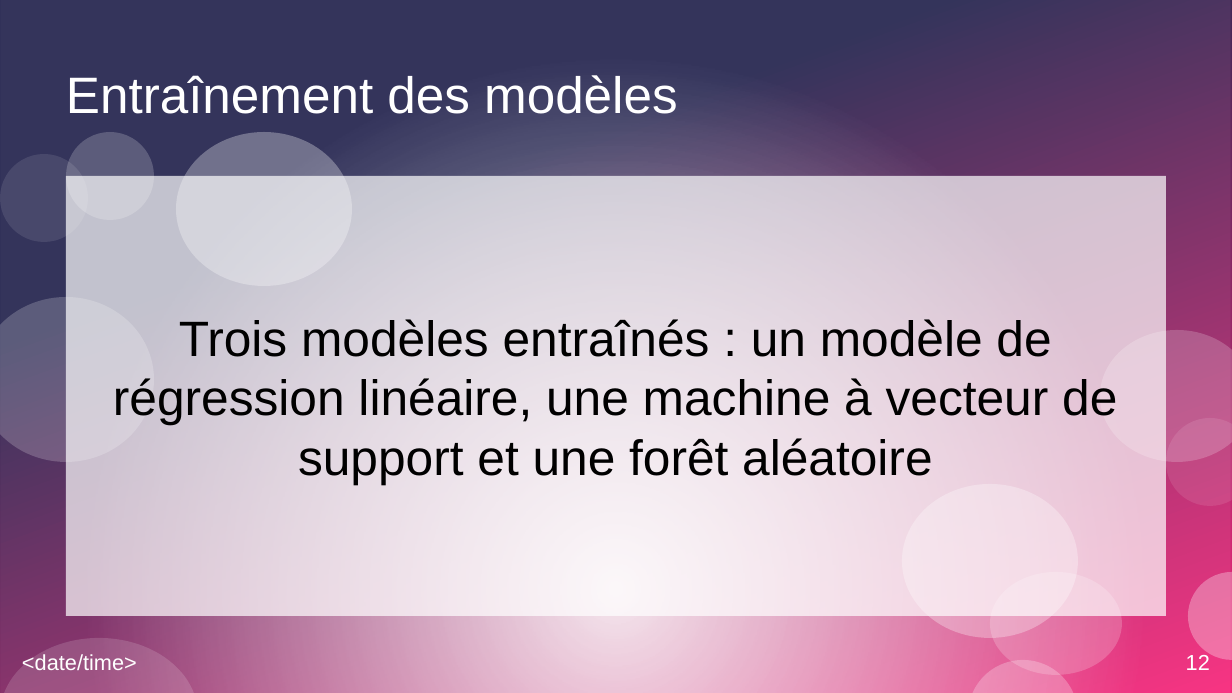
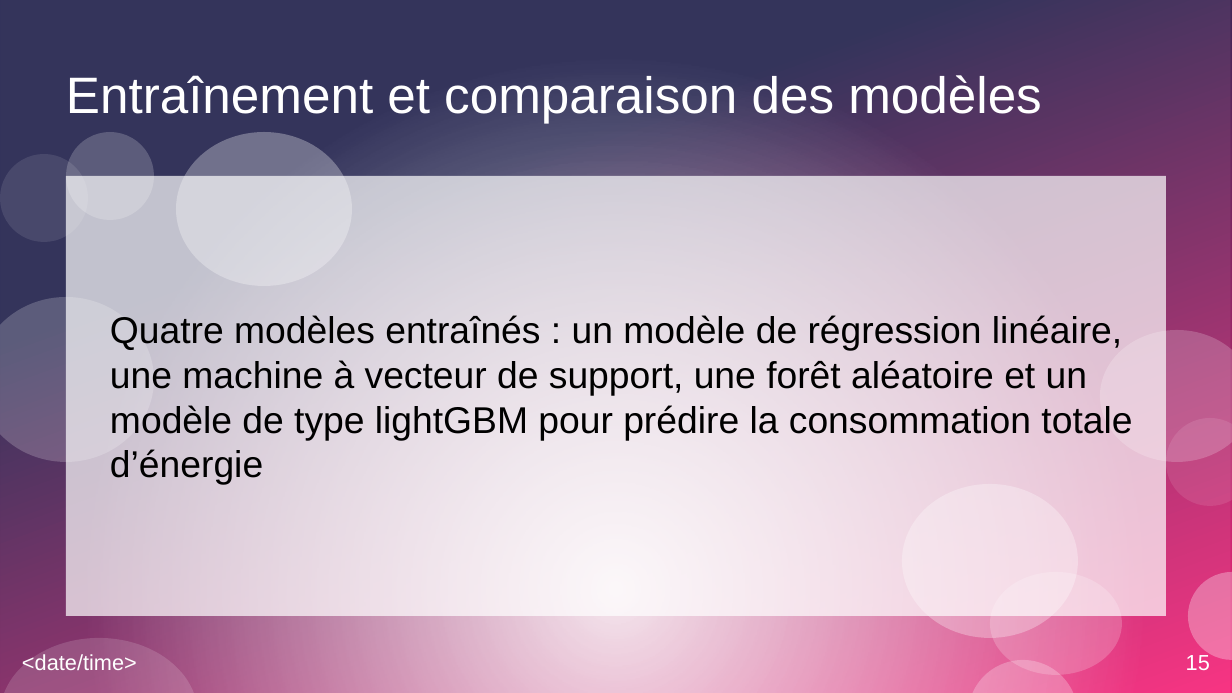
Before and after one commit to Apinsun/Projet3, a slide deck: slide 15 of présentation.odp (slide 12 before the commit). Drawn at 1232x693 pixels with LibreOffice and Linux fonts; fonts in the diff are those of the drawing. Boxes give left, top, right and bottom in pixels: in the first picture for what was removed or moved away, otherwise in the second. Text is boxed around its words. In the diff, an @@ line names an element or a change of style, - is before the commit and + after.

Commit message:
travail sur le support de présentation

```diff
--- a/présentation.odp
+++ b/présentation.odp
@@ title at bbox=[66, 75, 1042, 124]: text changed @@
-Entraînement des modèles
+Entraînement et comparaison des modèles
@@ subtitle at bbox=[110, 315, 1132, 485]: text changed; size 32 to 24 pt @@
-Trois modèles entraînés : un modèle de régression linéaire, une machine à vecteur de support et une forêt aléatoire
+Quatre modèles entraînés : un modèle de régression linéaire, une machine à vecteur de support, une forêt aléatoire et un modèle de type lightGBM pour prédire la consommation totale d’énergie
@@ page number at bbox=[1186, 653, 1210, 670]: text changed @@
-12
+15
```
Also in this commit, not shown: 12 other slides changed, 8 slides added, 2 slides removed, 1 other file.
